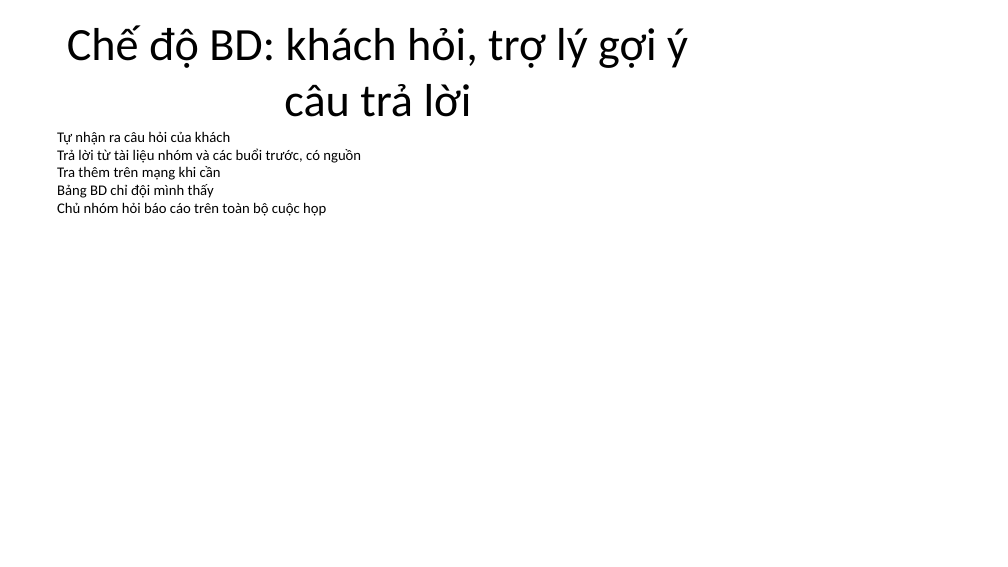
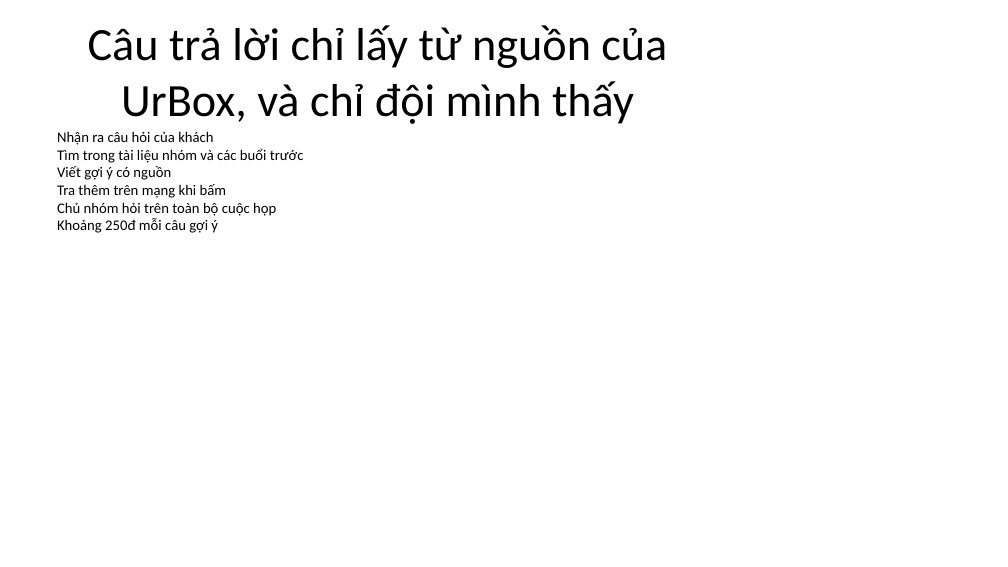
Before and after one commit to phucbh-hue/metting-assistant, a slide deck: slide 5 of slides/demo/UrBox Meeting Copilot - Demo 10.2026.pptx (slide 10 before the commit). Drawn at 1008x567 pixels with LibreOffice and Linux fonts; fonts in the diff are those of the drawing; background and template pictures are left out. Boxes give left, top, right and bottom in pixels: in the first picture for what was removed or moved away, otherwise in the second. Text is boxed around its words. In the diff, an @@ line names an element or a change of style, - is before the commit and + after.

```diff
--- a/slides/demo/UrBox Meeting Copilot - Demo 10.2026.pptx
+++ b/slides/demo/UrBox Meeting Copilot - Demo 10.2026.pptx
@@ title at (88,25,667,124): text changed @@
-Chế độ BD: khách hỏi, trợ lý gợi ý câu trả lời
+Câu trả lời chỉ lấy từ nguồn của UrBox, và chỉ đội mình thấy
@@ text at (57,131,304,233): text changed @@
-Tự nhận ra câu hỏi của khách
-Trả lời từ tài liệu nhóm và các buổi trước, có nguồn
-Tra thêm trên mạng khi cần
-Bảng BD chỉ đội mình thấy
-Chủ nhóm hỏi báo cáo trên toàn bộ cuộc họp
+Nhận ra câu hỏi của khách
+Tìm trong tài liệu nhóm và các buổi trước
+Viết gợi ý có nguồn
+Tra thêm trên mạng khi bấm
+Chủ nhóm hỏi trên toàn bộ cuộc họp
+Khoảng 250đ mỗi câu gợi ý
```
Also in this commit, not shown: 7 other slides changed, 7 slides added, 5 slides removed, 9 other files.
